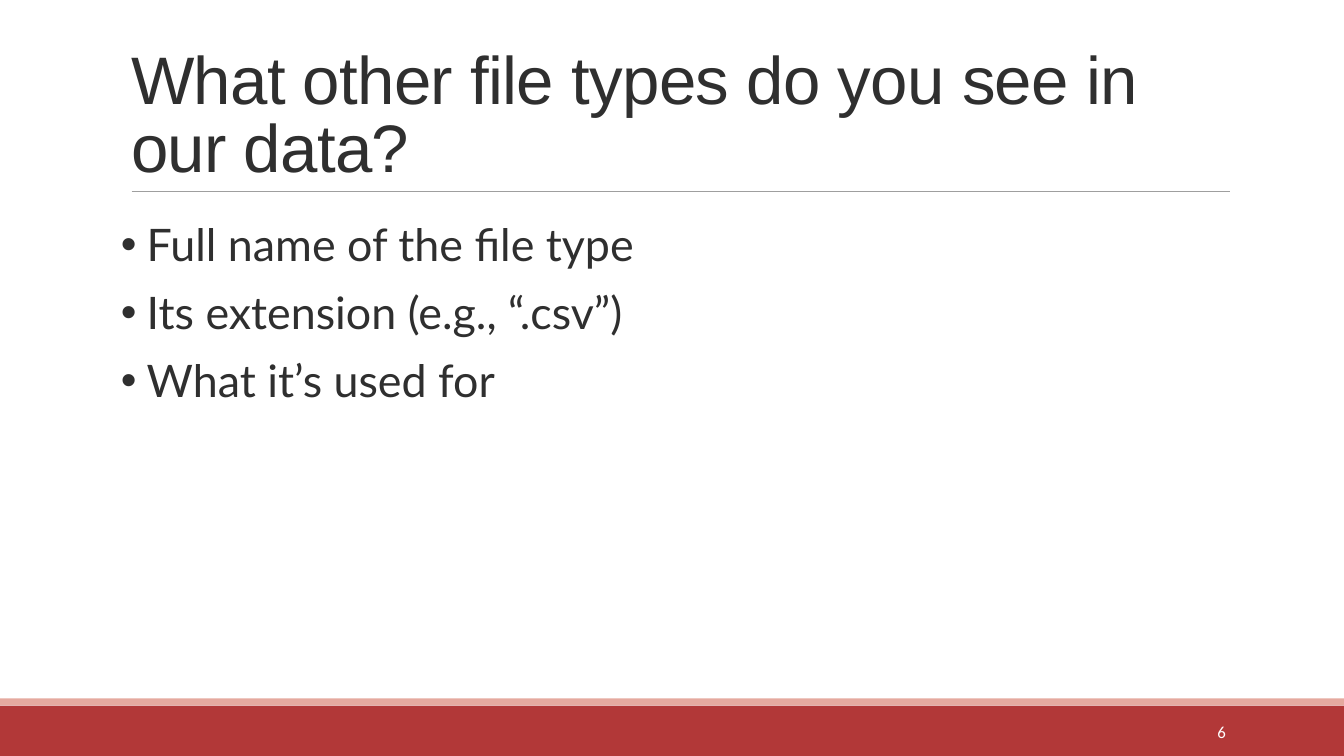
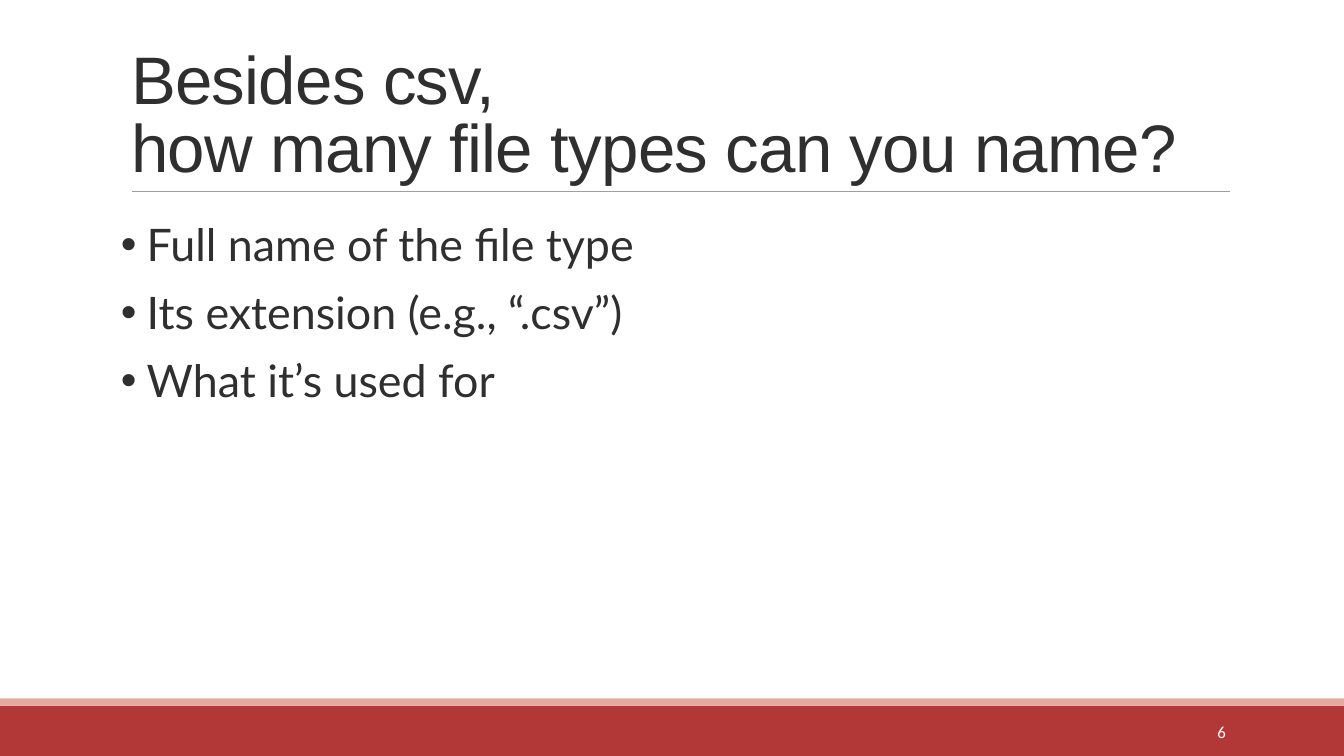
Before and after one commit to communitymaplab/geog4300_datascience, a slide deck: slide 6 of in_class_slides/geog4300_L04-readingdata.pptx. Drawn at 1344x756 pixels with LibreOffice and Linux fonts; fonts in the diff are those of the drawing. Boxes give left, top, right and bottom in pixels: in the first picture for what was removed or moved away, otherwise in the second. Text is boxed around its words. In the diff, an @@ line names an element or a change of style, - is before the commit and + after.

```diff
--- a/in_class_slides/geog4300_L04-readingdata.pptx
+++ b/in_class_slides/geog4300_L04-readingdata.pptx
@@ title at <box>131,55,1177,185</box>: text changed @@
-What other file types do you see in our data?
+Besides csv,
+how many file types can you name?
```
Also in this commit, not shown: 2 other slides changed, 1 slide added, 1 other file.
